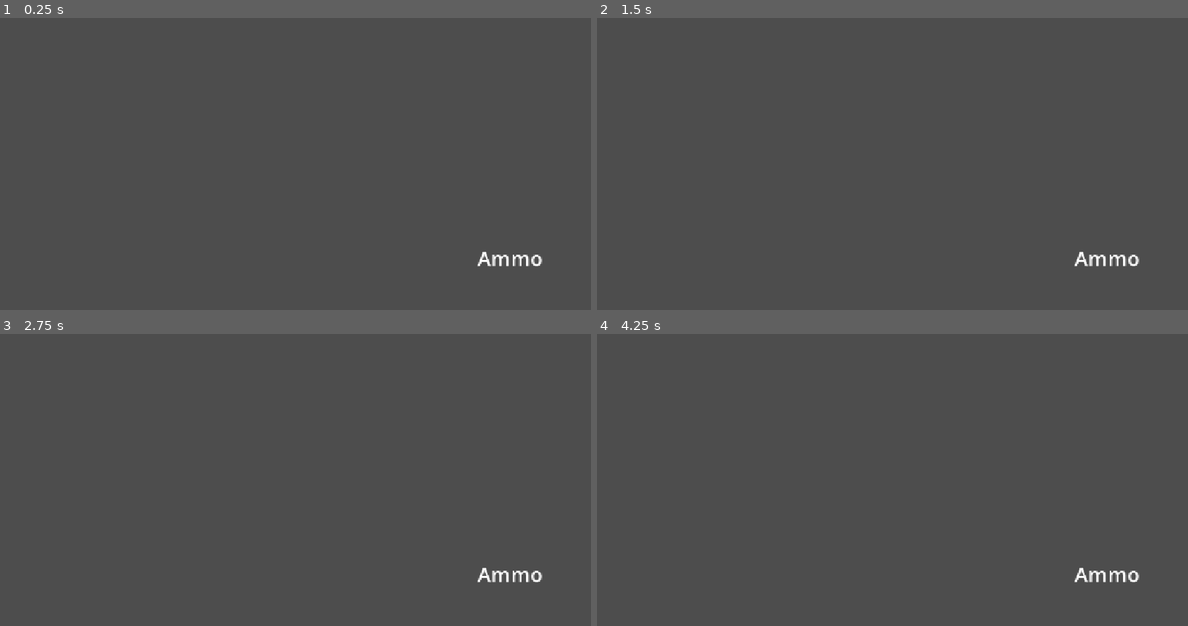
Above: before the commit, frames 1-4 (two rows, left to right).
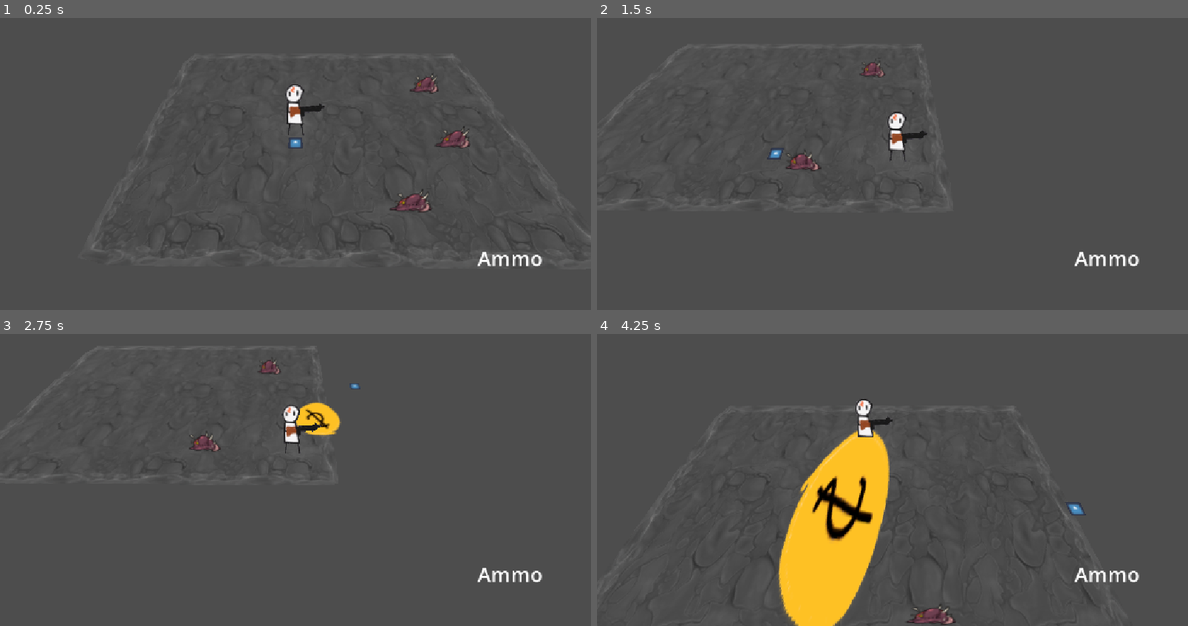
Above: after the commit, the same moments.

Repository: gmuGADIG/DEADSHOT
Game: Godot game, scene res://test_scenes/test_meat_pickup.tscn
The game is run twice, just before and just after one commit, with the same random seed, the same clock (stepped at 60 frames per second) and the same inputs. This scene is started directly instead of the project's main scene. The engine's default icon, where the game draws it, is replaced by a stand-in: a white triangle on a blue panel in a dark square.
Inputs (mouse positions are in pixels of both pictures, inside the frame that each line leads up to):
- Up to frame 1 (0.25 s): no input
- Up to frame 2 (1.5 s): move the mouse to (1022, 128) at 0.52 s; press the mouse at (1022, 128) at 0.53 s; hold D (move_right) 0.53-1.28 s; tap Space (roll) at 0.8, 1.35 s; move the mouse to (774, 161) at 1.27 s; release the mouse at (774, 161) at 1.28 s; hold S (move_down) from 1.28 s (still down)
- Up to frame 3 (2.75 s): tap Tab (ui_focus_next) at 1.55, 2.1 s; move the mouse to (354, 386) at 2.02 s; release S (move_down) at 2.03 s; hold D (move_right) from 2.03 s (still down); hold Right mouse button (whip) from 2.03 s (still down)
- Up to frame 4 (4.25 s): move the mouse to (862, 526) at 2.77 s; release D (move_right) at 2.78 s; release Right mouse button (whip) at 2.78 s; hold W (move_up) 2.78-3.53 s; right-click (862, 526) at 2.85 s; click (862, 526) at 3.05 s; move the mouse to (1069, 509) at 3.52 s; press the mouse at (1069, 509) at 3.53 s; hold A (move_left) from 3.53 s (still down); tap Space (roll) at 3.8 s; tap R (reload) at 4.15 s

The runs differ from the first frame. In frame 1, 1.2% of the frame differs, in the area x 15-100%, y 12-83%; in frame 2, 0.9%; in frame 3, 1.4%; in frame 4, 9.4%, in the area x 4-87%, y 22-100%.
Error before the commit: Cannot call method 'project_ray_origin' on a null value. (res://world/player/reticle/reticle.gd:10)
Error after the commit: Invalid assignment of property or key 'stream' with value of type 'AudioStreamWAV' on a base object of type 'null instance'. (res://world/player/weapon/whip/wh…

Commit message:
Pickup sound for meat works in the test scene

Diff:
--- a/audio/streams/sound_base.tscn
+++ b/audio/streams/sound_base.tscn
@@ -1,10 +1,9 @@
-[gd_scene load_steps=3 format=3 uid="uid://ci3804ofkibap"]
+[gd_scene load_steps=2 format=3 uid="uid://ci3804ofkibap"]
 
-[ext_resource type="AudioStream" uid="uid://wlnqhs4htixp" path="res://audio/placeholders/test_hurt.wav" id="1_pae34"]
 [ext_resource type="Script" uid="uid://bf14d2iyiqx56" path="res://audio/streams/sound_stream.gd" id="2_2l4ex"]
 
 [node name="SoundBase" type="AudioStreamPlayer3D"]
-stream = ExtResource("1_pae34")
+autoplay = true
 script = ExtResource("2_2l4ex")
 
 [connection signal="finished" from="." to="." method="_on_finished"]
--- a/audio/streams/sound_stream.gd
+++ b/audio/streams/sound_stream.gd
@@ -1,4 +1,4 @@
-extends Node
+extends AudioStreamPlayer3D
 
 @export var delete_on_finish : bool = true
 
--- a/test_scenes/test_meat_pickup.tscn
+++ b/test_scenes/test_meat_pickup.tscn
@@ -1,7 +1,18 @@
-[gd_scene load_steps=3 format=3 uid="uid://uw50kymbv61o"]
+[gd_scene load_steps=7 format=3 uid="uid://uw50kymbv61o"]
 
 [ext_resource type="PackedScene" uid="uid://nuqmhgq1e2lu" path="res://world/player/player.tscn" id="1_nxnt1"]
 [ext_resource type="PackedScene" uid="uid://nh502xx1aqq1" path="res://world/enemy/meat/meat.tscn" id="2_6qqga"]
+[ext_resource type="PackedScene" uid="uid://cr05xakri7lnw" path="res://world/floor/floor_gen.tscn" id="3_mw24f"]
+[ext_resource type="Resource" uid="uid://ebi2mrpur7b6" path="res://world/floor/rock/rock.tres" id="4_hij2i"]
+[ext_resource type="PackedScene" uid="uid://cn2ip7hvcayky" path="res://systems/camera/main_cam.tscn" id="5_hij2i"]
+
+[sub_resource type="Curve3D" id="Curve3D_mragr"]
+closed = true
+_data = {
+"points": PackedVector3Array(0, 0, 0, 0, 0, 0, 7.915133, 0, -3.3354826, 0, 0, 0, 0, 0, 0, -6.188563, 0, -3.309219, 0, 0, 0, 0, 0, 0, -6.5318375, 0, 6.4121757, 0, 0, 0, 0, 0, 0, 8.1877165, 0, 6.5137634),
+"tilts": PackedFloat32Array(0, 0, 0, 0)
+}
+point_count = 4
 
 [node name="TestMeatPickup" type="Node3D"]
 
@@ -16,3 +27,13 @@
 
 [node name="Meat3" parent="." instance=ExtResource("2_6qqga")]
 transform = Transform3D(1, 0, 0, 0, 1, 0, 0, 0, 1, 5.2330914, 0, -0.48358727)
+
+[node name="Floor" parent="." instance=ExtResource("3_mw24f")]
+curve = SubResource("Curve3D_mragr")
+material = ExtResource("4_hij2i")
+
+[node name="MainCam" parent="." instance=ExtResource("5_hij2i")]
+transform = Transform3D(1, 0, 0, 0, 0.57357645, 0.81915206, 0, -0.81915206, 0.57357645, -0.56816185, 2.910524, 4.0590334)
+
+[node name="DirectionalLight3D" type="DirectionalLight3D" parent="."]
+transform = Transform3D(0.92473876, -0.25272667, 0.28458285, 0, 0.74771696, 0.66401756, -0.3806024, -0.61404276, 0.69144285, 0, 0, 0)
--- a/world/enemy/meat/meat.gd
+++ b/world/enemy/meat/meat.gd
@@ -7,4 +7,8 @@
 	print("Currecny Colletced")
 	Global.meat_currency += 1
 	print(Global.meat_currency)
+
+	# Play the meat pickup sound
+	var pickup_sound := preload("res://audio/streams/meat_pickup_sound.tscn").instantiate()
+	add_sibling(pickup_sound)
 	queue_free()
--- a/world/player/player.gd
+++ b/world/player/player.gd
@@ -97,17 +97,6 @@
 		roll(delta)
 	move_and_slide()
 
-## Returns the inputted walking direction on the XZ plane (Y = 0)
-func input_direction() -> Vector3:
-	var input := Input.get_vector("move_left", "move_right", "move_up", "move_down")
-	return Vector3(input.x,0,input.y)
-
-## Returns the direction from the player to the reticle (Y = 0)
-func aim_dir() -> Vector3:
-	var dir: Vector3 = %Reticle.global_position - self.global_position
-	dir.y = 0
-	return dir.normalized()
-
 ## We use the proper process function to update stamina, since it appears on the HUD and that could be drawn faster than the physics tickrate.
 func _process(delta: float) -> void:
 	if is_in_combat: update_stamina(delta)
@@ -118,6 +107,19 @@
 			exit_combat()
 		else:
 			enter_combat()
+#endregion
+
+#region Custom Functions
+## Returns the inputted walking direction on the XZ plane (Y = 0)
+func input_direction() -> Vector3:
+	var input := Input.get_vector("move_left", "move_right", "move_up", "move_down")
+	return Vector3(input.x,0,input.y)
+
+## Returns the direction from the player to the reticle (Y = 0)
+func aim_dir() -> Vector3:
+	var dir: Vector3 = %Reticle.global_position - self.global_position
+	dir.y = 0
+	return dir.normalized()
 
 
 func can_shoot() -> bool:
@@ -138,6 +140,7 @@
 	stamina -= 1.0
 
 	#TODO: Play animation, do iframes.
+	preload("res://audio/streams/roll_sound.tscn").instantiate()
 	current_state = PlayerState.ROLLING
 	roll_time = 0
 
@@ -189,3 +192,9 @@
 	is_in_combat = false
 	stamina = 3.0
 	$Hud.fade_stamina_out()
+
+## Connects to the was_hit signal on the player's Hurtbox to play a sound.
+func _on_hurtbox_component_was_hit(_dmg: DamageInfo) -> void:
+	preload("res://audio/streams/hurt_sound.tscn").instantiate()
+
+#endregion
--- a/world/player/player.tscn
+++ b/world/player/player.tscn
@@ -56,7 +56,6 @@
 
 [node name="BasicGun" parent="." instance=ExtResource("3_et4on")]
 transform = Transform3D(1, 0, 0, 0, 1, 0, 0, 0, 1, 0, 1.2370036, 0)
-bullets_of_fire_unlocked = null
 
 [node name="Aiming" type="Node" parent="."]
 
@@ -116,3 +115,5 @@
 light_energy = 0.2
 omni_range = 25.0
 omni_attenuation = 1.5
+
+[connection signal="was_hit" from="HurtboxComponent" to="." method="_on_hurtbox_component_was_hit"]
